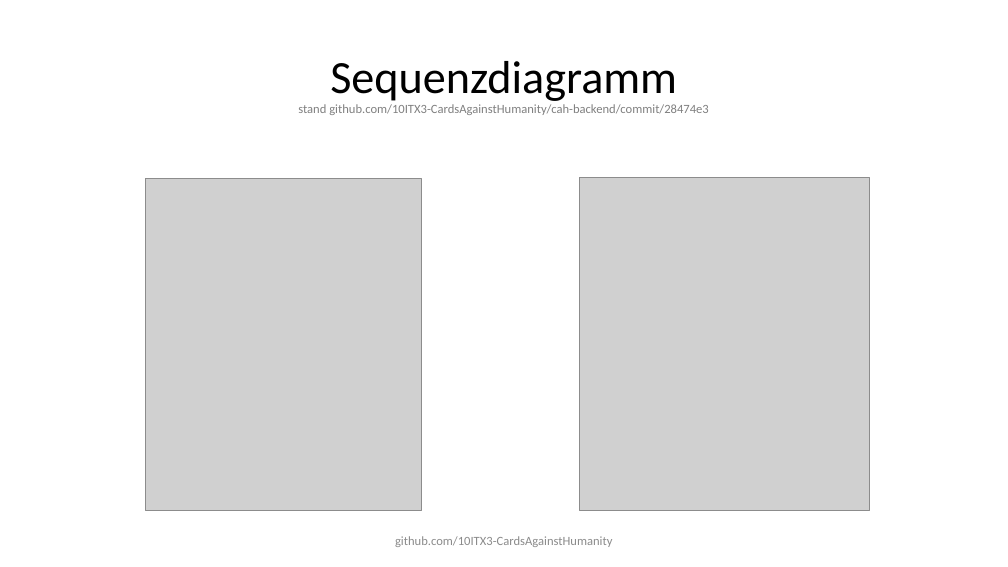
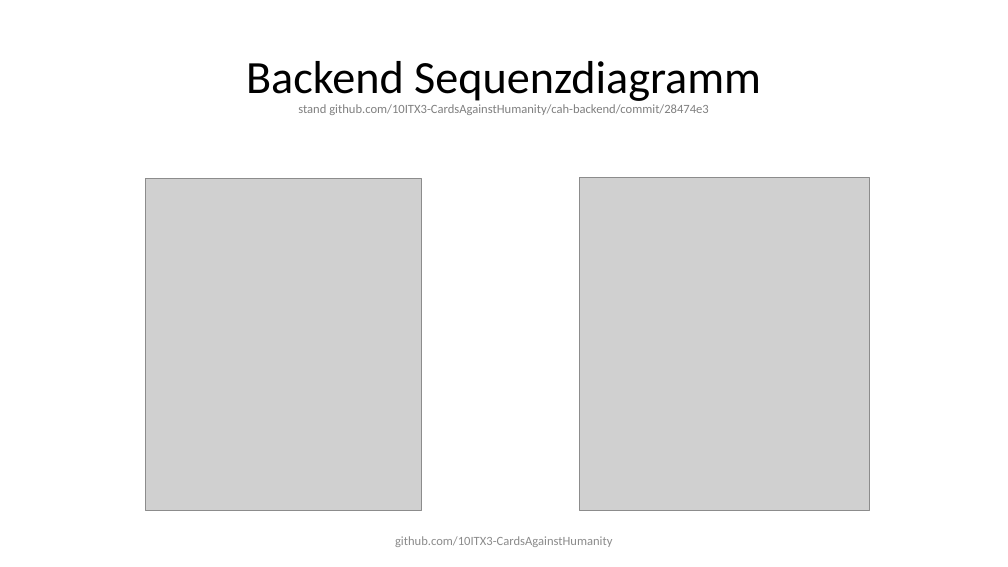
Before and after one commit to 10ITX3-CardsAgainstHumanity/cah-presentation, a slide deck: slide 12 of cah-presentation.pptx. Drawn at 1008x567 pixels with LibreOffice and Linux fonts; fonts in the diff are those of the drawing; grey boxes stand for pictures. Boxes give left, top, right and bottom in pixels: in the first picture for what was removed or moved away, otherwise in the second. Text is boxed around its words. In the diff, an @@ line names an element or a change of style, - is before the commit and + after.

```diff
--- a/cah-presentation.pptx
+++ b/cah-presentation.pptx
@@ text at (246, 61, 761, 115): text changed @@
-Sequenzdiagramm
-stand github.com/10ITX3-CardsAgainstHumanity/cah-backend/commit/28474e3
+Backend Sequenzdiagramm
+stand github.com/10ITX3-CardsAgainstHumanity/cah-backend/commit/28474e3
```
Also in this commit, not shown: 4 other slides changed, 1 slide added, 3 slides removed.
